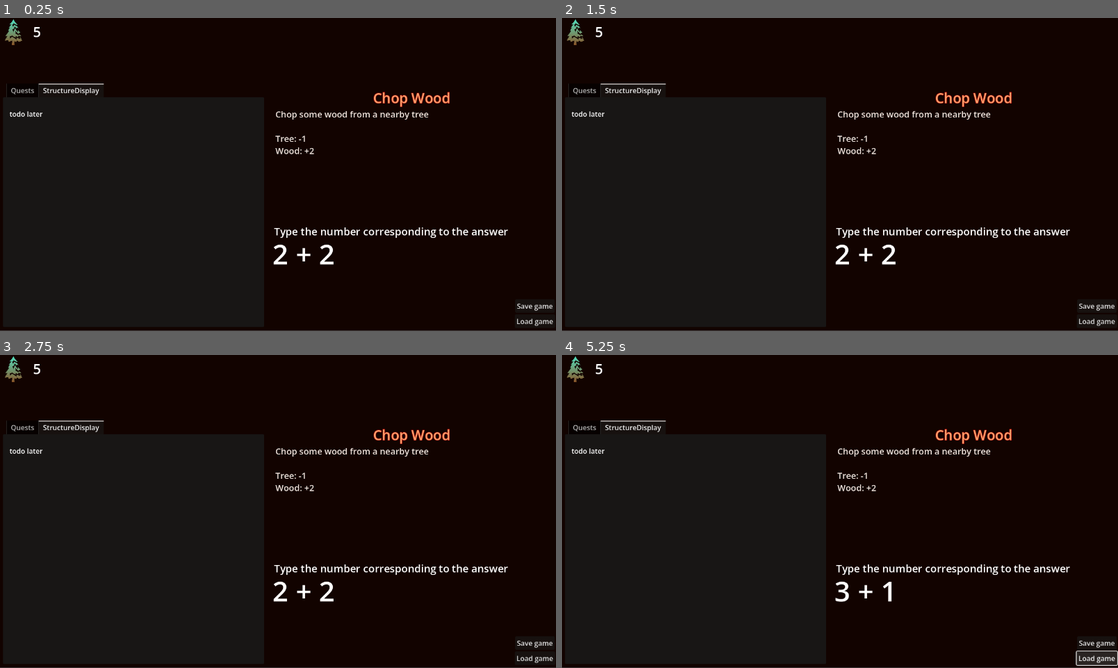
Above: before the commit, frames 1-4 (two rows, left to right).
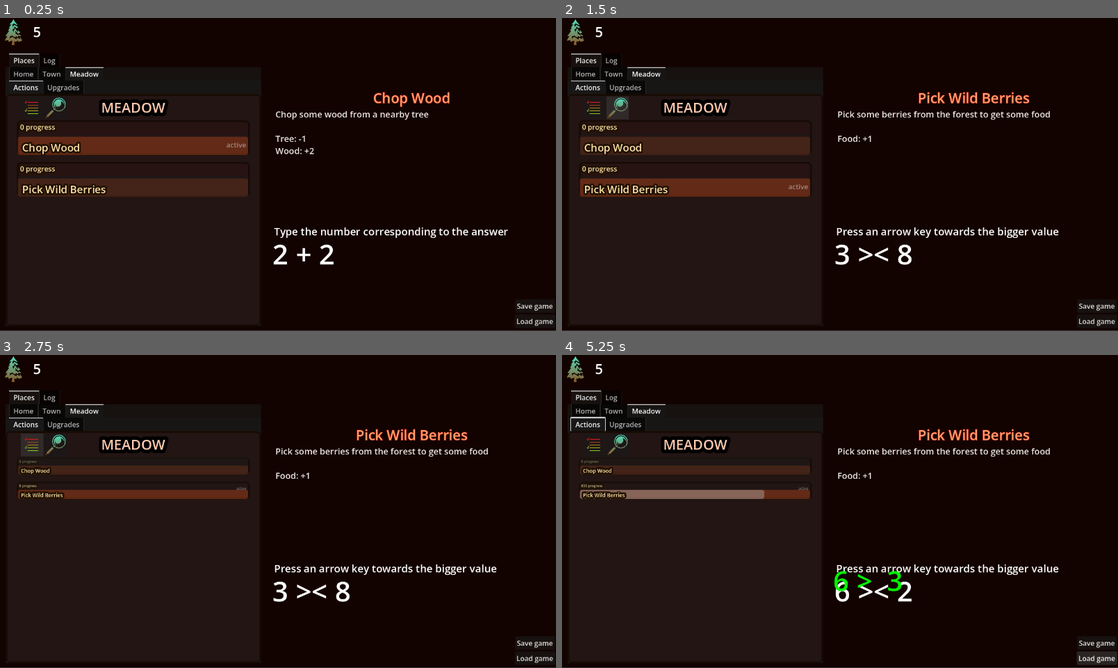
Above: after the commit, the same moments.

Repository: mark-chimes/mathcraft
Game: Godot game, scene res://main.tscn
Same seed, same stepped clock (60 frames per second), same inputs: the game is played once before the commit and once after it.
Inputs (mouse positions are in pixels of both pictures, inside the frame that each line leads up to):
- Up to frame 1 (0.25 s): no input
- Up to frame 2 (1.5 s): click (695, 187) at 0.52 s; click (617, 108) at 1.27 s
- Up to frame 3 (2.75 s): click (33, 445) at 2.02 s
- Up to frame 4 (5.25 s): click "Save game" at 2.75 s; click "Load game" at 3.5 s; hold Right (right) 4.28-5.03 s; hold Left (left) from 5.03 s (still down)

The runs differ from the first frame. In frame 1, 5.5% of the frame differs, in the area x 1-45%, y 11-58%; in frame 2, 7.6%, in the area x 1-92%, y 11-79%; in frame 3, 5.3%; in frame 4, 5.5%.

Commit message:
Playing around with TABS

Diff:
--- a/main.tscn
+++ b/main.tscn
@@ -9,7 +9,6 @@
 [ext_resource type="PackedScene" uid="uid://c0jylxnlmvvcp" path="res://quest/display/quest_group_display.tscn" id="5_7mycd"]
 [ext_resource type="Resource" uid="uid://brtf57wuqnvl" path="res://quest/quest_definitions/0_NULL_QUEST.tres" id="5_dg77c"]
 [ext_resource type="PackedScene" uid="uid://cc71g6jbkpr0j" path="res://qna/q_n_a.tscn" id="6_7mycd"]
-[ext_resource type="Script" uid="uid://diigyjc17jbcl" path="res://tab_bar.gd" id="9_ycdy4"]
 [ext_resource type="Resource" uid="uid://tguudnm7na35" path="res://qna/generators/non_generator.tres" id="10_4c57u"]
 [ext_resource type="Script" uid="uid://cyruhkev45o2p" path="res://quest/display/current_quest_display.gd" id="11_efxa6"]
 [ext_resource type="Script" uid="uid://cjyv4cfnp1k84" path="res://saving/save_load_manager.gd" id="13_ycdy4"]
@@ -31,7 +30,7 @@
 all_items_path = "res://stock/item_town/"
 
 [node name="QuestManager" parent="Game/Logic" unique_id=2095940230 node_paths=PackedStringArray("quest_display", "stock_control", "qna") instance=ExtResource("4_lquwl")]
-quest_display = NodePath("../../UI/QuestsBuildings/TabBar/QuestGroupDisplay")
+quest_display = NodePath("../../UI/Tabs/TabOverview/Places/Meadow/Actions/QuestGroupDisplay")
 stock_control = NodePath("../StockControl")
 qna = NodePath("../QnA")
 non_question = ExtResource("10_4c57u")
@@ -66,39 +65,60 @@
 layout_mode = 0
 offset_bottom = 138.0
 
-[node name="QuestsBuildings" type="Control" parent="Game/UI" unique_id=141513222]
+[node name="Tabs" type="Control" parent="Game/UI" unique_id=141513222]
 anchors_preset = 0
 offset_left = 13.0
-offset_top = 151.0
+offset_top = 82.0
 offset_right = 601.0
-offset_bottom = 689.0
+offset_bottom = 709.0
 
-[node name="TabBar" type="TabContainer" parent="Game/UI/QuestsBuildings" unique_id=837293237]
-layout_mode = 0
-offset_left = -6.0
-offset_right = 595.0
-offset_bottom = 560.0
-current_tab = 1
+[node name="TabOverview" type="TabContainer" parent="Game/UI/Tabs" unique_id=837293237]
+layout_mode = 1
+anchors_preset = 15
+anchor_right = 1.0
+anchor_bottom = 1.0
+grow_horizontal = 2
+grow_vertical = 2
+current_tab = 0
 tab_focus_mode = 0
-script = ExtResource("9_ycdy4")
 
-[node name="QuestGroupDisplay" parent="Game/UI/QuestsBuildings/TabBar" unique_id=1670799080 instance=ExtResource("5_7mycd")]
+[node name="Places" type="TabContainer" parent="Game/UI/Tabs/TabOverview" unique_id=1117949154]
+layout_mode = 2
+current_tab = 2
+metadata/_tab_index = 0
+
+[node name="Home" type="Control" parent="Game/UI/Tabs/TabOverview/Places" unique_id=475520056]
 visible = false
 layout_mode = 2
-is_big_size = true
 metadata/_tab_index = 0
 
-[node name="StructureDisplay" type="Panel" parent="Game/UI/QuestsBuildings/TabBar" unique_id=110656688]
+[node name="Town" type="Control" parent="Game/UI/Tabs/TabOverview/Places" unique_id=1788997343]
+visible = false
 layout_mode = 2
 metadata/_tab_index = 1
 
-[node name="Label" type="Label" parent="Game/UI/QuestsBuildings/TabBar/StructureDisplay" unique_id=1281873018]
-layout_mode = 0
-offset_left = 15.0
-offset_top = 27.0
-offset_right = 92.0
-offset_bottom = 50.0
-text = "todo later"
+[node name="Meadow" type="TabContainer" parent="Game/UI/Tabs/TabOverview/Places" unique_id=422506603]
+layout_mode = 2
+current_tab = 0
+metadata/_tab_index = 2
+
+[node name="Actions" type="Control" parent="Game/UI/Tabs/TabOverview/Places/Meadow" unique_id=1412008936]
+layout_mode = 2
+metadata/_tab_index = 0
+
+[node name="QuestGroupDisplay" parent="Game/UI/Tabs/TabOverview/Places/Meadow/Actions" unique_id=1670799080 instance=ExtResource("5_7mycd")]
+layout_mode = 1
+is_big_size = true
+
+[node name="Upgrades" type="Control" parent="Game/UI/Tabs/TabOverview/Places/Meadow" unique_id=1367945196]
+visible = false
+layout_mode = 2
+metadata/_tab_index = 1
+
+[node name="Log" type="Control" parent="Game/UI/Tabs/TabOverview" unique_id=1899333010]
+visible = false
+layout_mode = 2
+metadata/_tab_index = 1
 
 [node name="CurrentQuestDisplay" type="Control" parent="Game/UI" unique_id=207910432 node_paths=PackedStringArray("quest_name_label", "quest_description_label")]
 anchors_preset = 0
@@ -140,9 +160,17 @@
 
 [node name="QuestionDisplay" parent="Game/UI/QnAUI" unique_id=1951215962 instance=ExtResource("14_vivmo")]
 layout_mode = 0
+offset_left = 0.0
+offset_top = 0.0
+offset_right = 0.0
+offset_bottom = 0.0
 
 [node name="ResultDisplay" parent="Game/UI/QnAUI" unique_id=690561646 instance=ExtResource("15_2cqfq")]
 layout_mode = 0
+offset_left = 0.0
+offset_top = 0.0
+offset_right = 0.0
+offset_bottom = 0.0
 
 [node name="SaveLoad" type="Control" parent="Game/UI" unique_id=1011446015]
 anchors_preset = 0
@@ -166,6 +194,6 @@
 [connection signal="stock_update" from="Game/Logic/StockControl" to="Game/Logic/QuestManager" method="_on_stock_control_stock_update"]
 [connection signal="update_quest_text" from="Game/Logic/QuestManager" to="Game/UI/CurrentQuestDisplay" method="_on_update_quest_text"]
 [connection signal="answer_correct" from="Game/Logic/QnA" to="Game/Logic/QuestManager" method="_on_answer_correct"]
-[connection signal="quest_activated" from="Game/UI/QuestsBuildings/TabBar/QuestGroupDisplay" to="Game/Logic/QuestManager" method="_on_quest_group_display_quest_activated"]
+[connection signal="quest_activated" from="Game/UI/Tabs/TabOverview/Places/Meadow/Actions/QuestGroupDisplay" to="Game/Logic/QuestManager" method="_on_quest_group_display_quest_activated"]
 [connection signal="pressed" from="Game/UI/SaveLoad/SaveButton" to="Game/Logic/SaveLoadManager" method="_on_save_button_pressed"]
 [connection signal="pressed" from="Game/UI/SaveLoad/LoadButton" to="Game/Logic/SaveLoadManager" method="_on_load_button_pressed"]
--- a/quest/display/quest_group_display.tscn
+++ b/quest/display/quest_group_display.tscn
@@ -27,7 +27,7 @@
 level_up_icon = ExtResource("5_d8gqt")
 is_big_size = false
 
-[node name="Label" type="Label" parent="." unique_id=1248802906]
+[node name="TitleLabel" type="Label" parent="." unique_id=1248802906]
 layout_mode = 1
 anchors_preset = 10
 anchor_right = 1.0
@@ -37,7 +37,7 @@
 theme_override_colors/font_outline_color = Color(0, 0, 0, 1)
 theme_override_constants/outline_size = 32
 theme_override_font_sizes/font_size = 32
-text = "QUESTS"
+text = "MEADOW"
 horizontal_alignment = 1
 vertical_alignment = 1
 
--- a/tab_bar.gd
+++ /dev/null
@@ -1,4 +0,0 @@
-extends TabContainer
-
-func _ready() -> void:
-	set_tab_title(0, "Quests")
Not shown, removed: tab_bar.gd.uid
